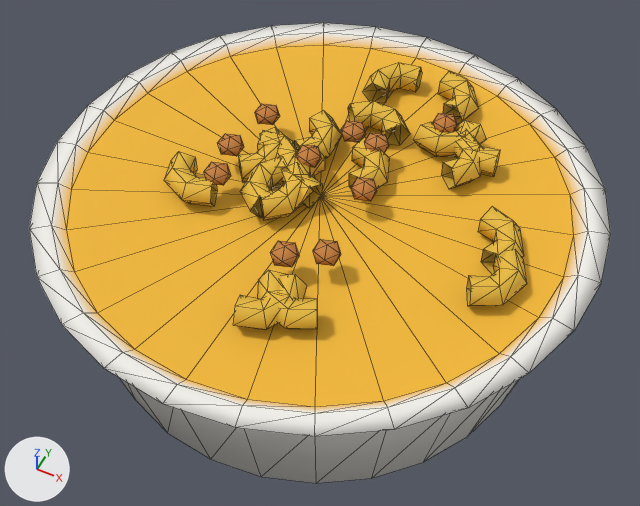
Two versions of the glTF model game/assets/models/item_dish_mac_cheese.glb, one commit apart.
Camera for both pictures: a camera (50 mm lens) standing at (0.0961, -0.1922, 0.2614) and looking at (0.0023, -0.0047, 0.0271). Lighting does not change. The marker at lower left points along +X, +Y and +Z. The picture after the commit comes second. Mesh edges are drawn as thin lines. Vertices at exactly the same position are counted once.

Script lines for the objects in view, before the commit:
```python
me_item_dish_mac_cheese_main = bpy.data.meshes.new('item_dish_mac_cheese_main')
me_item_dish_mac_cheese_main.from_pydata(...)  # 622 vertices, 1020 faces; spans x -0.095..0.095, y -0.095..0.095, z 0.0..0.064
me_item_dish_mac_cheese_main.materials.append(mat_item_dish_mac_cheese_main)
ob_item_dish_mac_cheese_main = bpy.data.objects.new('item_dish_mac_cheese_main', me_item_dish_mac_cheese_main)
ob_item_dish_mac_cheese_main.location = (0.0, 0.0, 0.0)
```
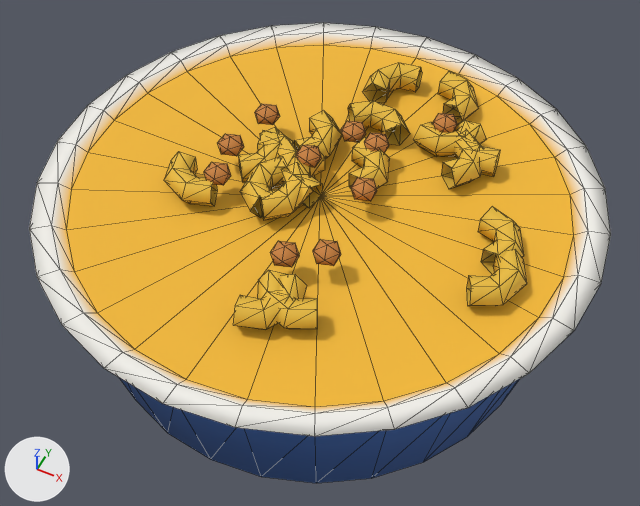
What differs and where, as boxes (x1, y1, x2, y2) in the pictures (640 x 506 px):
part 1 of me_item_dish_mac_cheese_main, recoloured (white to blue): (120, 378, 520, 483) in both

Patch to the scene script:
```diff
--- a/game/assets/models/item_dish_mac_cheese.glb.py
+++ b/game/assets/models/item_dish_mac_cheese.glb.py
@@ me_item_dish_mac_cheese_main @@
 me_item_dish_mac_cheese_main.from_pydata(...)  # 622 vertices, 1020 faces; spans x -0.095..0.095, y -0.095..0.095, z 0.0..0.064
 # used by ob_item_dish_mac_cheese_main; location = (0.0, 0.0, 0.0)
+# me_item_dish_mac_cheese_main part 1: 140 faces centred in x -0.093..0.093, y -0.093..0.093, z 0.0..0.053 are repainted in the vertex colours; the middle colour goes from white #f2f0ea to blue #3a6ab8
 me_item_dish_mac_cheese_main.materials.append(mat_item_dish_mac_cheese_main)
```
